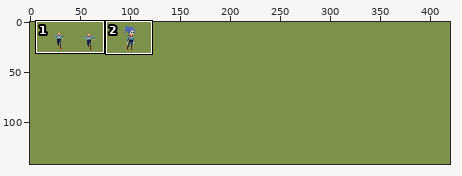
Pixel-art file, stored at res/main-run-front.aseprite. Above, an overview of the earlier version with the close-up marked.
Close-up. Before:
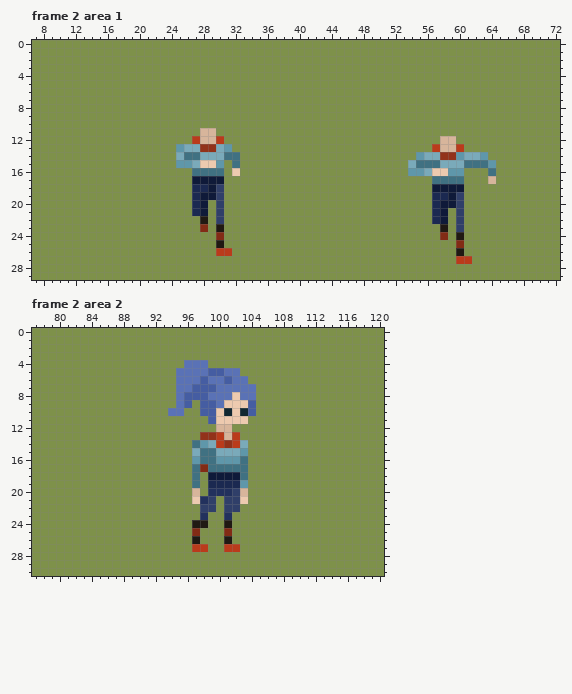
420x142 pixels, 8 frames. Shown: frame 2 area 1: x 7..72, y 0..29; frame 2 area 2: x 77..120, y 0..30. The commit also changed other frames or places, which this record leaves out.
After:
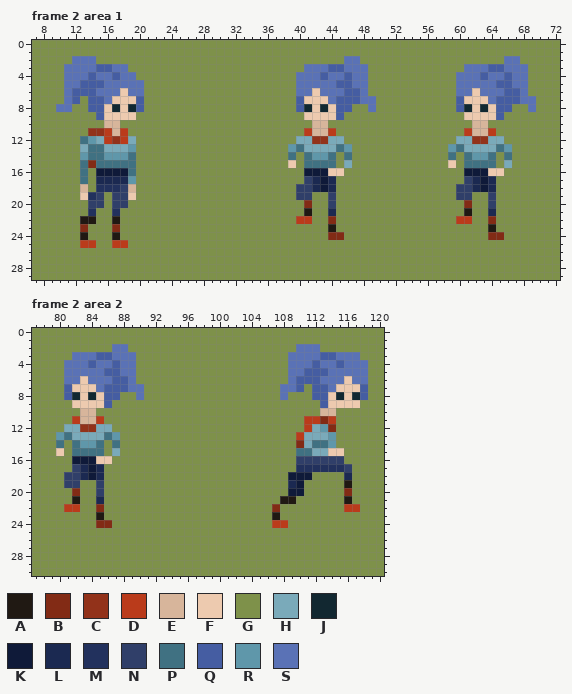
Palette (. is transparent): A #201913  B #822b15  C #92321a  D #ba3b1b  E #d7b59b  F #edcaaf  G #7e914a  H #7aaaba  J #122831  K #0f1a39  L #1b2951  M #22315d  N #303f69  P #407182  Q #455da2  R #5f97aa  S #5a72b6
Difference:
layer "run 1" added
layer "run 1 Copy" added
layer "run 1 Copy #2" added
layer "side run" added
layer "run 1 Copy Copy" removed
layer "run 1 Copy Copy Copy" removed
Frame 2 area 1:
y 2: x 12..14 GGG -> SSS; x 46..47 GG -> SS; x 66..67 GG -> SS
y 3: x 11..18 GGGGGGGG -> SSSSQQSS; x 41..48 GGGGGGGG -> SSSQQSSS; x 61..68 GGGGGGGG -> SSSQQSSS
y 4: x 11..19 GGGGGGGGG -> SSSQSSQSS; x 40..48 GGGGGGGGG -> SSSQSSQSS; x 60..68 GGGGGGGGG -> SSSQSSQSS
y 5: x 11..20 GGGGGGGGGG -> SSQQQSSSSS; x 40..48 GGGGGGGGG -> SSSSSQQSS; x 60..68 GGGGGGGGG -> SSSSSQQSS
y 6: x 11..20 GGGGGGGGGG -> SQQQSSSFSS; x 40..48 GGGGGGGGG -> SSFSSSQQS; x 60..68 GGGGGGGGG -> SSFSSSQQS
y 7: x 11..12 GG -> SQ; x 14..20 GGGGGGG -> QQSFFFQ; x 40..49 GGGGGGGGGG -> QFFFSQQQSS; x 60..69 GGGGGGGGGG -> QFFFSQQQSS
y 8: x 10..11 GG -> SS; x 14..20 GGGGGGG -> QQFJFJQ; x 40..46 GGGGGGG -> QJFJFQQ; x 49 G -> S; x 60..66 GGGGGGG -> QJFJFQQ; x 69 G -> S
y 9: x 15..19 GGGGG -> QFFFF; x 41..45 GGGGG -> FFFFQ; x 61..65 GGGGG -> FFFFQ
y 10: x 16..17 GG -> EE; x 42..43 GG -> EE; x 62..63 GG -> EE
y 11: x 14..18 GGGGG -> CCDED; x 28..29 EE -> GG; x 41..44 GGGG -> DEED; x 61..64 GGGG -> DEED
y 12: x 13..19 GGGGGGG -> PRHDCDH; x 27..30 DEED -> GGGG; x 40..45 GGGGGG -> HHCCHH; x 58..65 EEGGGGGG -> GGHHCCHH
y 13: x 13..19 GGGGGGG -> HPPHHHR; x 25..31 RHHCCHR -> GGGGGGG; x 39..46 GGGGGGGG -> RPHHHHPR; x 57..66 DEEDGGGGGG -> GGRPHHHHPR
y 14: x 13..19 GGGGGGG -> RPPRRRP; x 25..32 HPPHHHPP -> GGGGGGGG; x 39 G -> P; x 41..44 GGGG -> PRRP; x 46 G -> P; x 55..62 RHHCCRHH -> GGGGPGPR; x 64 G -> P; x 66 G -> P
y 15: x 13..19 GGGGGGG -> PBPPPPP; x 25..30 RRHFFR -> GGGGGG; x 32 P -> G; x 39 G -> F; x 41..44 GGGG -> PPPP; x 46 G -> H; x 54..60 HPPPHHH -> GGGGGFG; x 64 R -> P; x 66 G -> H
y 16: x 13 G -> P; x 15..19 GGGGG -> KKKKP; x 27..30 PPPP -> GGGG; x 32 F -> G; x 41..45 GGGGG -> KKKFF; x 54..65 RRHFFRRGGGPG -> GGGGGGGKKKFF
y 17: x 13 G -> P; x 15..19 GGGGG -> LLLLR; x 27..30 KKKK -> GGGG; x 41..44 GGGG -> NLKL; x 57..64 PPPPGGGE -> GGGGNLKL
y 18: x 13 G -> E; x 15..19 GGGGG -> MMMNE; x 27..30 LLKN -> GGGG; x 40..44 GGGGG -> NNLKL; x 57..64 KKKKGGGG -> GGGNNLKL
y 19: x 13..15 GGG -> FMN; x 17..19 GGG -> NNF; x 27..30 LKKN -> GGGG; x 40..41 GG -> NN; x 44 G -> N; x 57..59 LLK -> GGG; x 61 G -> N; x 64 G -> N
y 20: x 14..15 GG -> NN; x 17..18 GG -> NN; x 27..28 LK -> GG; x 30 N -> G; x 41 G -> B; x 44 G -> N; x 57..61 LKKNG -> GGGGB; x 64 G -> N
y 21: x 14 G -> M; x 17 G -> M; x 27..28 LK -> GG; x 30 N -> G; x 41 G -> A; x 44 G -> L; x 57..58 LK -> GG; x 60..61 NG -> GA; x 64 G -> L
y 22: x 13..14 GG -> AA; x 17 G -> A; x 28 A -> G; x 30 N -> G; x 40..41 GG -> DD; x 44 G -> B; x 57..58 LK -> GG; x 60..61 NG -> DD; x 64 G -> B
y 23: x 13 G -> B; x 17 G -> B; x 28 B -> G; x 30 A -> G; x 44 G -> A; x 58 A -> G; x 60 N -> G; x 64 G -> A
y 24: x 13 G -> A; x 17 G -> A; x 30 B -> G; x 44..45 GG -> BB; x 58 B -> G; x 60 A -> G; x 64..65 GG -> BB
y 25: x 13..14 GG -> DD; x 17..18 GG -> DD; x 30 A -> G; x 60 B -> G
y 26: x 30..31 DD -> GG; x 60 A -> G
y 27: x 60..61 DD -> GG
Frame 2 area 2, layers "side run", "run 1 Copy", "still":
y 2: x 87..88 GG -> SS; x 110..112 GGG -> SSS
y 3: x 82..89 GGGGGGGG -> SSSQQSSS; x 109..117 GGGGGGGGG -> SSSSQQSSS
y 4: x 81..89 GGGGGGGGG -> SSSQSSQSS; x 96..98 SSS -> GGG; x 109..118 GGGGGGGGGG -> SSSQSSQSSS
y 5: x 81..89 GGGGGGGGG -> SSSSSQQSS; x 95..102 SSSSQQSS -> GGGGGGGG; x 109..118 GGGGGGGGGG -> SSQQQSSSSS
y 6: x 81..89 GGGGGGGGG -> SSFSSSQQS; x 95..103 SSSQSSQSS -> GGGGGGGGG; x 109..118 GGGGGGGGGG -> SQQQSSSFSS
y 7: x 81..90 GGGGGGGGGG -> QFFFSQQQSS; x 95..104 SSQQQSSSSS -> GGGGGGGGGG; x 108..110 GGG -> SSQ; x 112..118 GGGGGGG -> QQSFFFQ
y 8: x 81..87 GGGGGGG -> QJFJFQQ; x 90 G -> S; x 95..104 SQQQSSSFSS -> GGGGGGGGGG; x 108 G -> S; x 112..118 GGGGGGG -> QQFJFJQ
y 9: x 82..86 GGGGG -> FFFFQ; x 95..96 SQ -> GG; x 98..104 QQSFFFQ -> GGGGGGG; x 113..117 GGGGG -> QFFFF
y 10: x 83..84 GG -> EE; x 94..95 SS -> GG; x 98..104 QQFJFJQ -> GGGGGGG; x 113..114 GG -> EE
y 11: x 82..85 GGGG -> DEED; x 99..103 QFFFF -> GGGGG; x 111..114 GGGG -> DDBD
y 12: x 81..86 GGGGGG -> HHCCHH; x 100..101 EE -> GG; x 111..114 GGGG -> DHRB
y 13: x 80..87 GGGGGGGG -> RPHHHHPR; x 98..102 CCDED -> GGGGG; x 110..114 GGGGG -> DHHHR
y 14: x 80 G -> P; x 82..85 GGGG -> PRRP; x 87 G -> P; x 97..103 PRHDCDH -> GGGGGGG; x 110..114 GGGGG -> BHPPR
y 15: x 80 G -> F; x 82..85 GGGG -> PPPP; x 87 G -> H; x 97..103 HPPHHHR -> GGGGGGG; x 110..115 GGGGGG -> PPHHFF
y 16: x 82..86 GGGGG -> KKKFF; x 97..103 RPPRRRP -> GGGGGGG; x 110..115 GGGGGG -> NNNNNN
y 17: x 82..85 GGGG -> NLKL; x 97..103 PBPPPPP -> GGGGGGG; x 110..116 GGGGGGG -> MMMMMMN
y 18: x 81..85 GGGGG -> NNLKL; x 97 P -> G; x 99..103 KKKKP -> GGGGG; x 109..111 GGG -> KKK; x 116 G -> L
y 19: x 81..82 GG -> NN; x 85 G -> N; x 97 P -> G; x 99..103 LLLLR -> GGGGG; x 109..110 GG -> LK; x 116 G -> A
y 20: x 82 G -> B; x 85 G -> N; x 97 E -> G; x 99..103 MMMNE -> GGGGG; x 109..110 GG -> KK; x 116 G -> B
y 21: x 82 G -> A; x 85 G -> L; x 97..99 FMN -> GGG; x 101..103 NNF -> GGG; x 108..109 GG -> AA; x 116 G -> A
y 22: x 81..82 GG -> DD; x 85 G -> B; x 98..99 NN -> GG; x 101..102 NN -> GG; x 107 G -> B; x 116..117 GG -> DD
y 23: x 85 G -> A; x 98 M -> G; x 101 M -> G; x 107 G -> A
y 24: x 85..86 GG -> BB; x 97..98 AA -> GG; x 101 A -> G; x 107..108 GG -> DD
y 25: x 97 B -> G; x 101 B -> G
y 26: x 97 A -> G; x 101 A -> G
y 27: x 97..98 DD -> GG; x 101..102 DD -> GG
